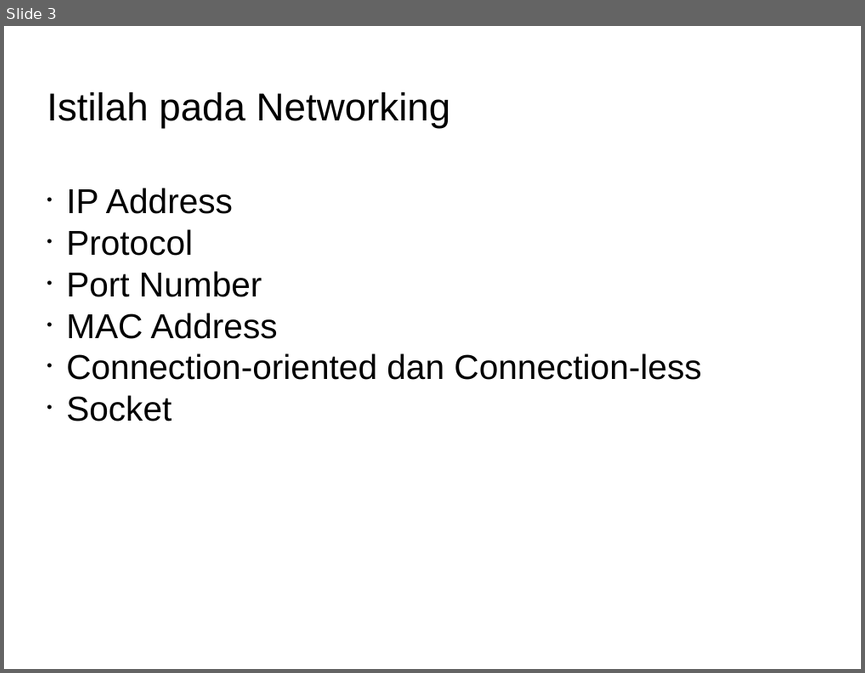
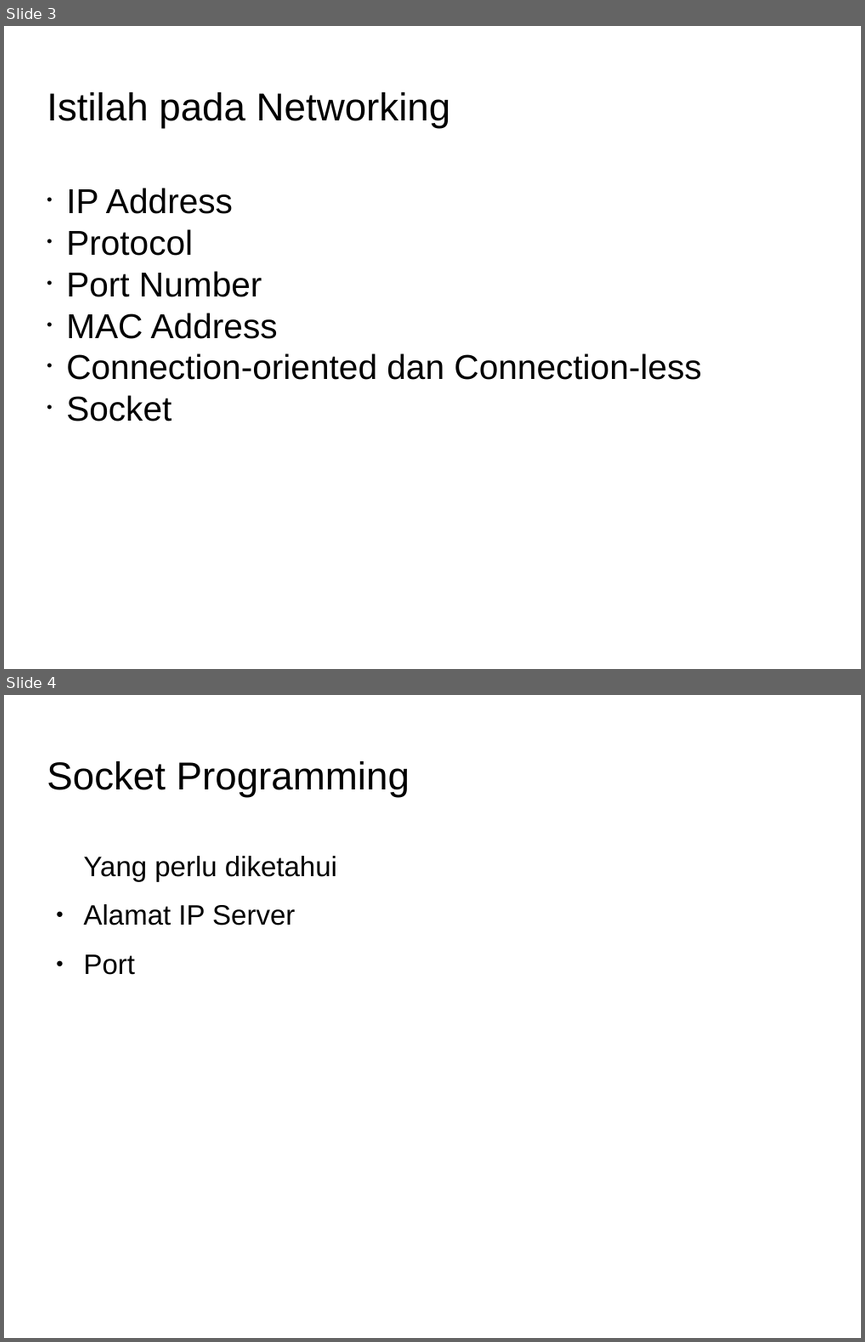
Before and after one commit to Dickyfathur7/pemrograman-komputer-2, a slide deck: 05-networking/slide-networking.odp. Shown one above the other, each under a label of ours: slide 3 before the commit, slides 3 and 4 after it. The pictures are 865x673 and 865x1342 pixels, drawn with LibreOffice and Linux fonts; fonts in the diff are those of the drawing; background and template pictures are left out. Boxes give left, top, right and bottom in pixels: in the first picture for what was removed or moved away, otherwise in the second. Text is boxed around its words. In the diff, an @@ line names an element or a change of style, - is before the commit and + after.

```diff
--- a/05-networking/slide-networking.odp
+++ b/05-networking/slide-networking.odp
@@ slide 4 added at box(4, 695, 861, 1338), background picture (left out) @@
@@ title added at box(46, 761, 409, 798), 36 pt, text #000000 @@
+Socket Programming
@@ text added at box(84, 856, 337, 975), 26 pt, text #000000 @@
+Yang perlu diketahui
+● Alamat IP Server
+● Port
```
Also in this commit, not shown: 1 other slide added.
